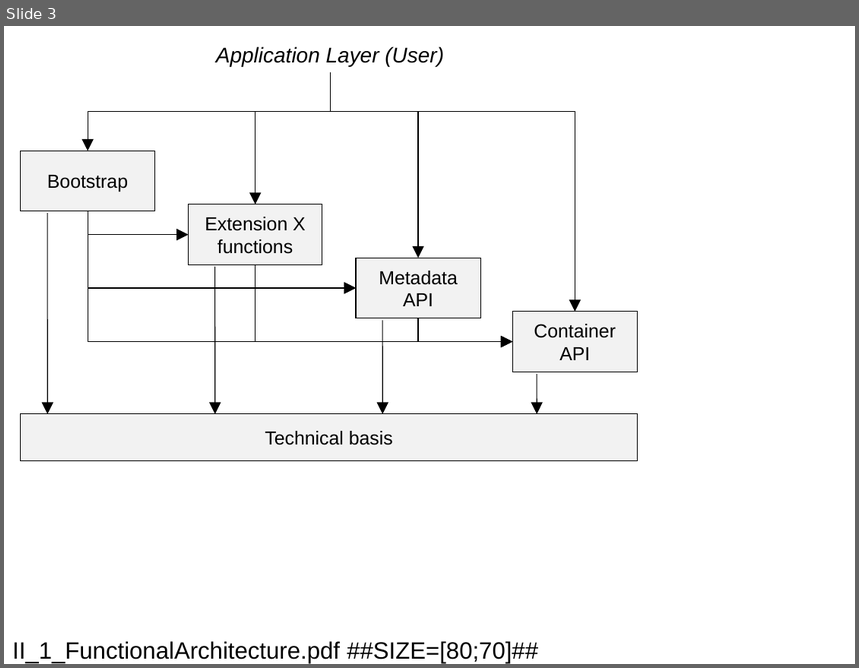
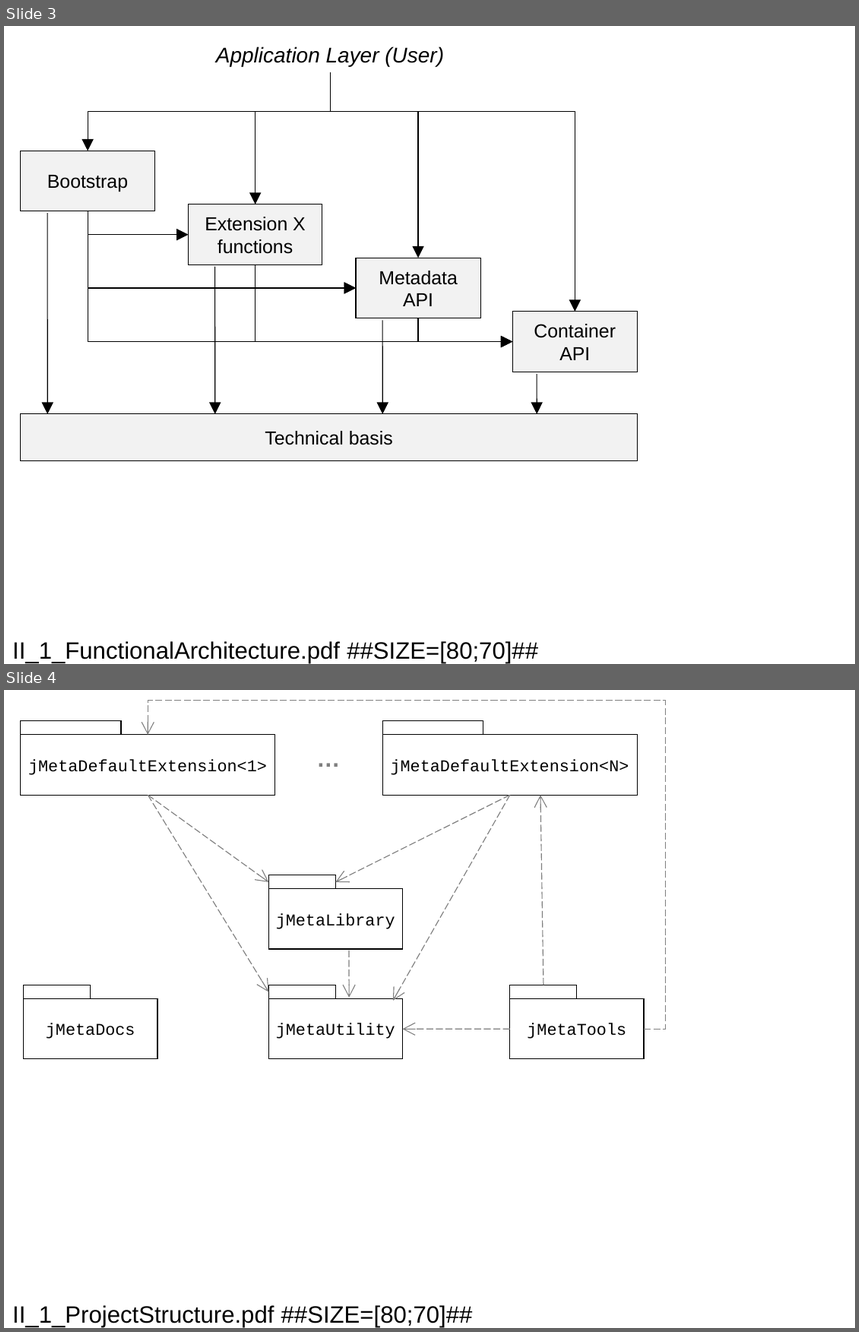
Before and after one commit to jebbard/jMeta, a slide deck: EasyTag_Docs/DesignConcept/Figures/Part_II/Figures_Part_II.ppt. Shown one above the other, each under a label of ours: slide 3 before the commit, slides 3 and 4 after it. The pictures are 859x668 and 859x1332 pixels, drawn with LibreOffice and Linux fonts; fonts in the diff are those of the drawing. Boxes give left, top, right and bottom in pixels: in the first picture for what was removed or moved away, otherwise in the second. Text is boxed around its words. In the diff, an @@ line names an element or a change of style, - is before the commit and + after.

Commit message:
Documented project structure
Former-commit-id: e8eca1d562201dd10b4634929649f9fd0335d83e

```diff
--- a/EasyTag_Docs/DesignConcept/Figures/Part_II/Figures_Part_II.ppt
+++ b/EasyTag_Docs/DesignConcept/Figures/Part_II/Figures_Part_II.ppt
@@ slide 4 added at [4,690,855,1328], background #FFFFFF @@
@@ elbow arrow added from (644, 1029) to (148, 735), #7F7F7F 0.74 pt dashed @@
@@ rectangle added at [20,735,275,796], outline #000000 0.74 pt, 14 pt, text #000000 @@
+jMetaDefaultExtension<1>
@@ rectangle added at [20,720,120,734], outline #000000 0.74 pt @@
@@ rectangle added at [382,735,637,796], outline #000000 0.74 pt, 14 pt, text #000000 @@
+jMetaDefaultExtension<N>
@@ rectangle added at [382,720,484,734], outline #000000 0.74 pt @@
@@ text added at [308,739,349,777], 20 pt, text #7F7F7F, bold @@
+…
@@ arrow added from (148, 795) to (268, 882), #7F7F7F 0.74 pt dashed @@
@@ arrow added from (148, 795) to (268, 992), #7F7F7F 0.74 pt dashed @@
@@ arrow added from (509, 795) to (336, 882), #7F7F7F 0.74 pt dashed @@
@@ arrow added from (509, 795) to (393, 1001), #7F7F7F 0.74 pt dashed @@
@@ arrow added from (544, 986) to (541, 795), #7F7F7F 0.74 pt dashed @@
@@ rectangle added at [268,889,402,950], outline #000000 0.74 pt, 14 pt, text #000000 @@
+jMetaLibrary
@@ rectangle added at [268,875,336,889], outline #000000 0.74 pt @@
@@ arrow added from (349, 951) to (349, 997), #7F7F7F 0.74 pt dashed @@
@@ rectangle added at [24,986,91,999], outline #000000 0.74 pt @@
@@ rectangle added at [268,986,336,999], outline #000000 0.74 pt @@
@@ rectangle added at [509,986,577,999], outline #000000 0.74 pt @@
@@ rectangle added at [24,999,158,1059], outline #000000 0.74 pt, 14 pt, text #000000 @@
+jMetaDocs
@@ rectangle added at [268,999,402,1059], outline #000000 0.74 pt, 14 pt, text #000000 @@
+jMetaUtility
@@ rectangle added at [509,999,643,1059], outline #000000 0.74 pt, 14 pt, text #000000 @@
+jMetaTools
@@ arrow added from (509, 1029) to (402, 1030), #7F7F7F 0.74 pt dashed @@
@@ title added at [12,1306,473,1328], 20 pt, text #000000 @@
+II_1_ProjectStructure.pdf ##SIZE=[80;70]##
```
Also in this commit, not shown: 28 other files.
